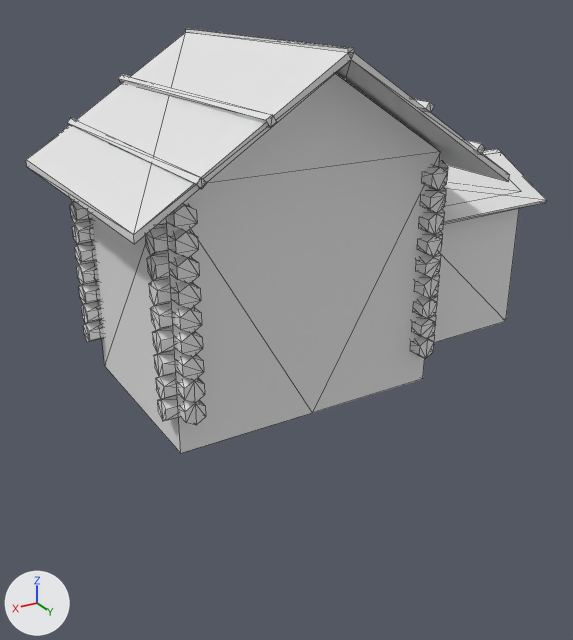
One commit to the COLLADA model art/meshes/structural/rus_trading_post.dae: the scene before it, then after it.
Before and after are seen from a 50 mm camera at (17.7, 36.2, 14.2) aimed at (-2.0, 3.4, -2.2). Every picture has the same lights, and +X, +Y and +Z are marked at lower left. Mesh edges are drawn as thin lines. Where no turn or scale is listed for an object, it has been applied to the vertices. Vertices at the same position are counted once.

Objects in the first picture: 'Trading_post'.
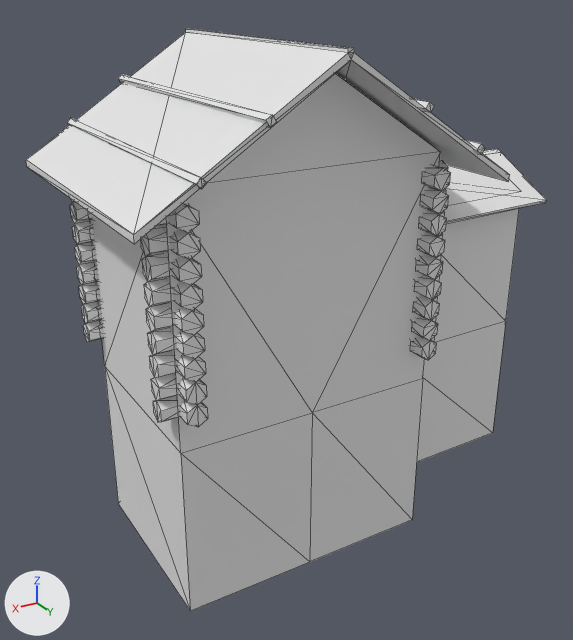
The newer file is also turned or shifted as a whole; pictures and numbers use the older file's frame.

Diff of the bpy script that builds the scene:
```diff
--- a/art/meshes/structural/rus_trading_post.dae.py
+++ b/art/meshes/structural/rus_trading_post.dae.py
@@ me_plane_002 @@
 # used by ob_trading_post; location = (0.03, 4.26, 0.0)
-me_plane_002.from_pydata(...)  # 971 vertices, 1524 faces; spans x -14.1..9.1, y -11.5..8.3, z -3.8..11.9
+me_plane_002.from_pydata(...)  # 966 vertices, 1520 faces; spans x -14.1..9.1, y -8.0..8.3, z -12.1..11.9
+# me_plane_002 part 1
+# 92 vertices in x -5.8..6.9, y 6.3, z -2.3..6.8 move by (0.0, 0.2, 0.0)
+# 46 vertices in x 7.5, y 4.8..5.7, z -2.3..6.8 move by (0.2, 0.0, 0.0)
+# 6 new vertices lie (0.0, 0.0, -8.3) away from vertices in x -5.8..7.0, y -3.6..5.7, z -3.8
+# 5 new vertices lie (0.0, 0.0, -7.0) away from vertices in x -13.1..-5.4, y -1.9..3.9, z -3.1..-3.0
+# 20 new faces join them
```

Location of each change, [x1, y1, x2, y2] in pixels of the pictures (573 x 640 px):
'Trading_post', reshaped (37% taller): before [26, 29, 547, 453]; after [26, 29, 547, 611]
part 1 of me_plane_002, built on: before [145, 165, 448, 425]; after [105, 165, 506, 611]
